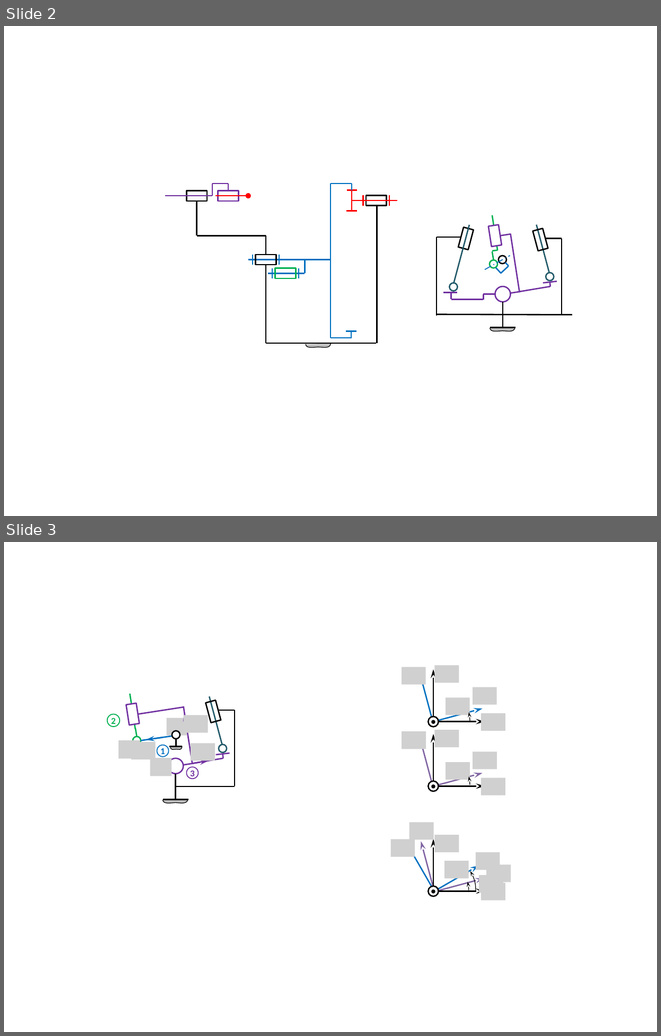
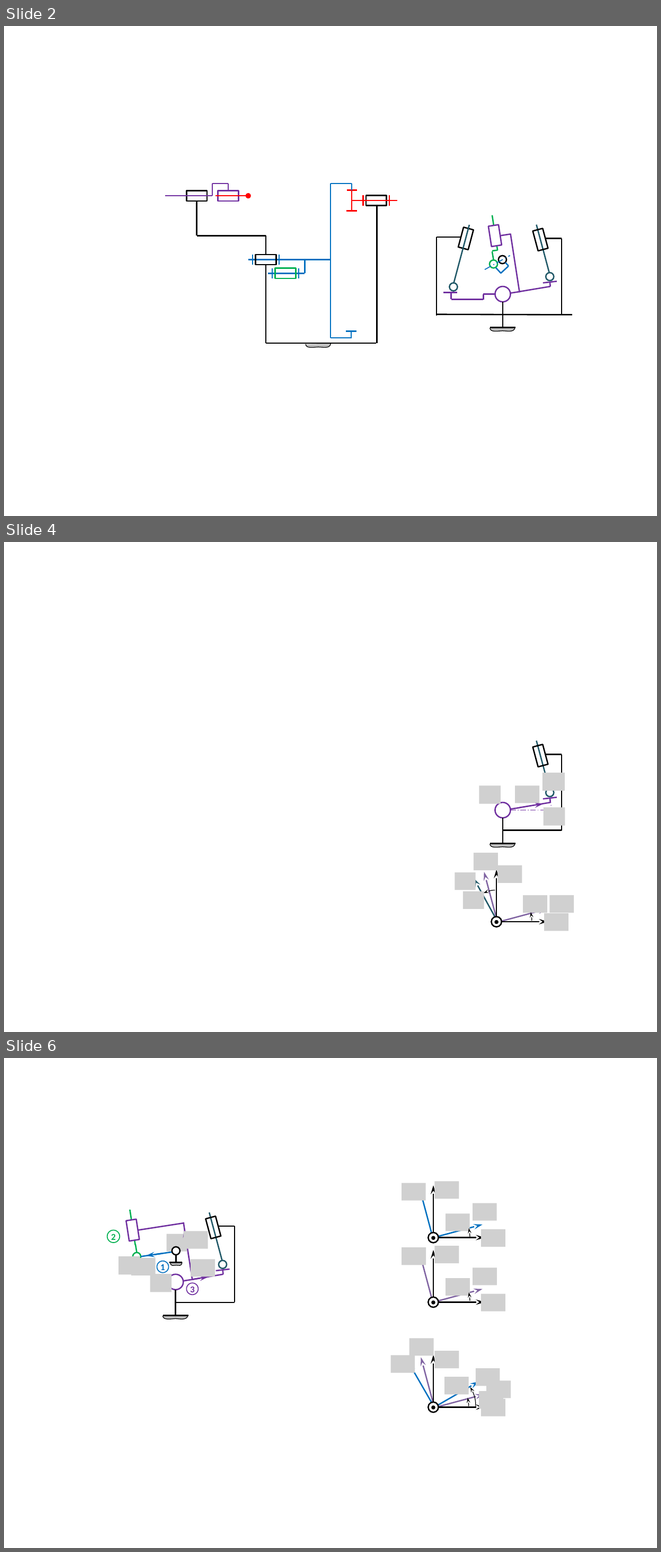
Before and after one commit to xpessoles/PT_Oraux, a slide deck: Interrogation_SII/03_Cisaille hydraulique/Figures/Figures.pptx. Shown one above the other, each under a label of ours: slides 2 and 3 before the commit, slides 2, 4 and 6 after it; the slides between them are not shown. The pictures are 661x1036 and 661x1552 pixels, drawn with LibreOffice and Linux fonts; fonts in the diff are those of the drawing; grey boxes stand for pictures; background and template pictures are left out. Boxes give left, top, right and bottom in pixels: in the first picture for what was removed or moved away, otherwise in the second. Text is boxed around its words. In the diff, an @@ line names an element or a change of style, - is before the commit and + after.

```diff
--- a/Interrogation_SII/03_Cisaille hydraulique/Figures/Figures.pptx
+++ b/Interrogation_SII/03_Cisaille hydraulique/Figures/Figures.pptx
@@ slide 4 added at [4, 542, 657, 1032], background #FFFFFF @@
@@ rectangle added at [533, 744, 548, 766], outline #000000 1.5 pt @@
@@ line added from (550, 793) to (536, 741), #215968 1.5 pt @@
@@ line added from (562, 754) to (545, 754), #000000 1.5 pt @@
@@ line added from (562, 754) to (562, 830), #000000 1.5 pt @@
@@ picture added at [542, 773, 564, 791] @@
@@ picture added at [479, 786, 501, 804] @@
@@ picture added at [515, 786, 539, 803] @@
@@ ellipse added at [546, 788, 554, 796], fill #FFFFFF, outline #215968 1.5 pt @@
@@ ellipse added at [495, 803, 511, 818], outline #7030A0 1.5 pt @@
@@ line added from (510, 809) to (520, 807), #7030A0 1.5 pt @@
@@ line added from (511, 810) to (556, 810), #7030A0 0.75 pt dashed @@
@@ arrow added from (513, 809) to (544, 804), #7030A0 1 pt @@
@@ line added from (519, 807) to (550, 803), #7030A0 1.5 pt @@
@@ line added from (542, 799) to (556, 797), #7030A0 1.5 pt @@
@@ picture added at [544, 807, 565, 826] @@
@@ line added from (550, 798) to (550, 803), #7030A0 1.5 pt @@
@@ line added from (550, 797) to (552, 814), #7030A0 0.75 pt dashed @@
@@ line added from (503, 844) to (503, 818), #000000 1.5 pt @@
@@ freeform shape added at [490, 843, 515, 847], fill #BFBFBF, outline #000000 0.75 pt @@
@@ line added from (515, 844) to (490, 844), #000000 1.5 pt @@
@@ line added from (502, 830) to (562, 830), #000000 1.5 pt @@
@@ group added at [457, 853, 573, 958]: 5 pictures, 4 arrows, 2 ellipses, 1 arc (boxed as its full ellipse) @@
@@ picture added at [454, 872, 476, 890] @@
@@ picture added at [463, 891, 484, 909] @@
@@ arc (boxed as its full ellipse) added at [466, 890, 528, 952], outline #000000 0.75 pt @@
@@ arrow added from (497, 922) to (474, 877), #215968 1.5 pt @@
@@ what was slide 3 is now slide 6 @@
```
Also in this commit, not shown: 1 slide changed, 1 other slide added, 2 other files.
